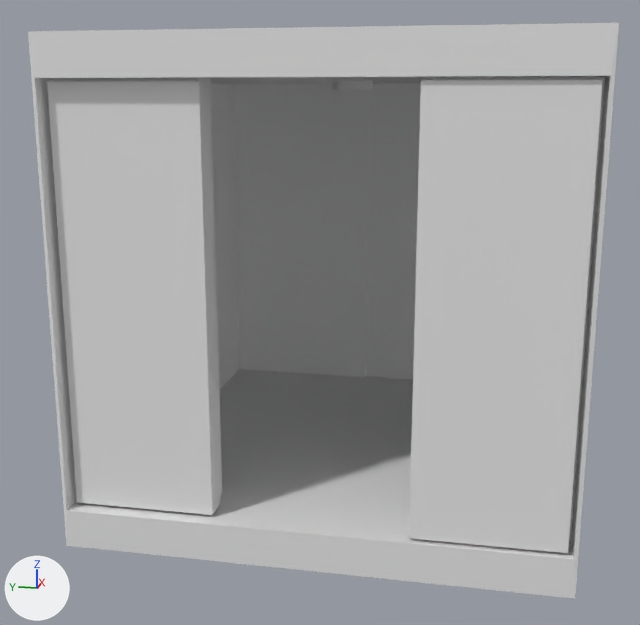
One commit to the glTF model Blender Assets/elevator.glb: the scene before it, then after it.
One viewpoint serves both versions: a 50 mm lens placed at (-4.03, -0.66, 0.78), pointed at (-0.09, 0.13, -0.2). Every picture has the same lights, and +X, +Y and +Z are marked at lower left. Where no turn or scale is listed for an object, it has been applied to the vertices.

The first picture shows 'Cabin', 'ElevatorDoor', 'ElevatorDoor.001', 'SideWood.002', 'SideWood.004'.
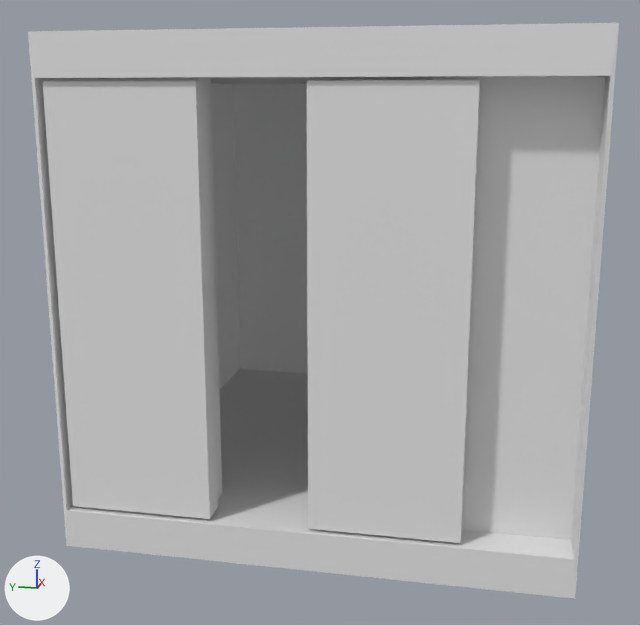
Boxes (x1, y1, x2, y2) around the edits, measured in the pictures (640 x 625 px):
'ElevatorDoor.001', moved
    before: (409, 80, 603, 553)
    after: (307, 80, 480, 543)
'ElevatorDoor', moved
    before: (47, 81, 221, 515)
    after: (43, 81, 218, 519)
'SideWood.004', unchanged, covered by the edit
    before: (387, 84, 421, 380)

Edits to the bpy script that builds the scene:
```text
Change ob_elevatordoor:
    ob_elevatordoor.location: (-0.904, 0.678, 0.0) -> (-0.939, 0.678, 0.0)
Change ob_elevatordoor_001:
    ob_elevatordoor_001.location: (-0.94, -0.677, 0.0) -> (-0.94, -0.291, 0.0)
```
